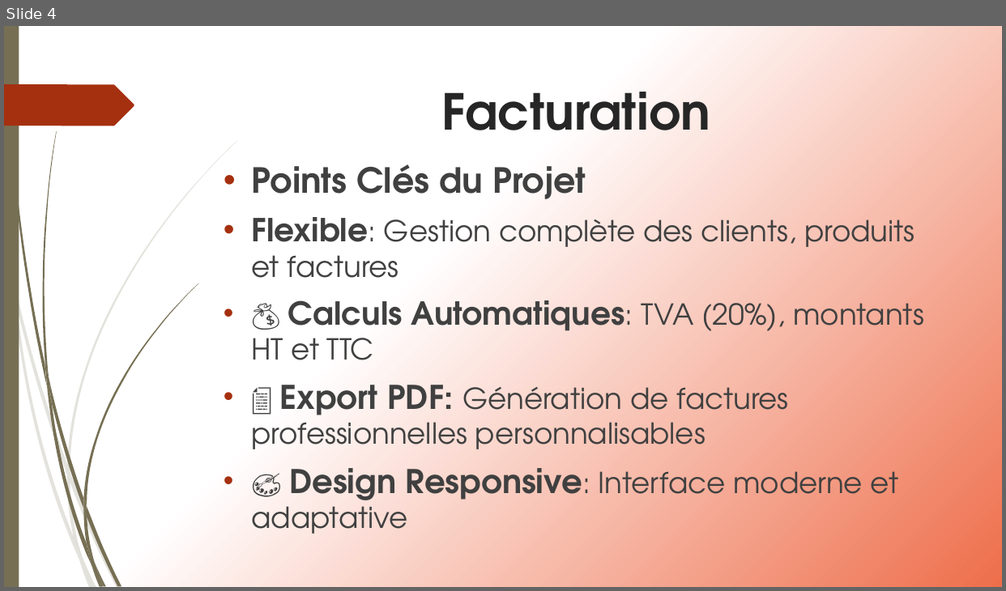
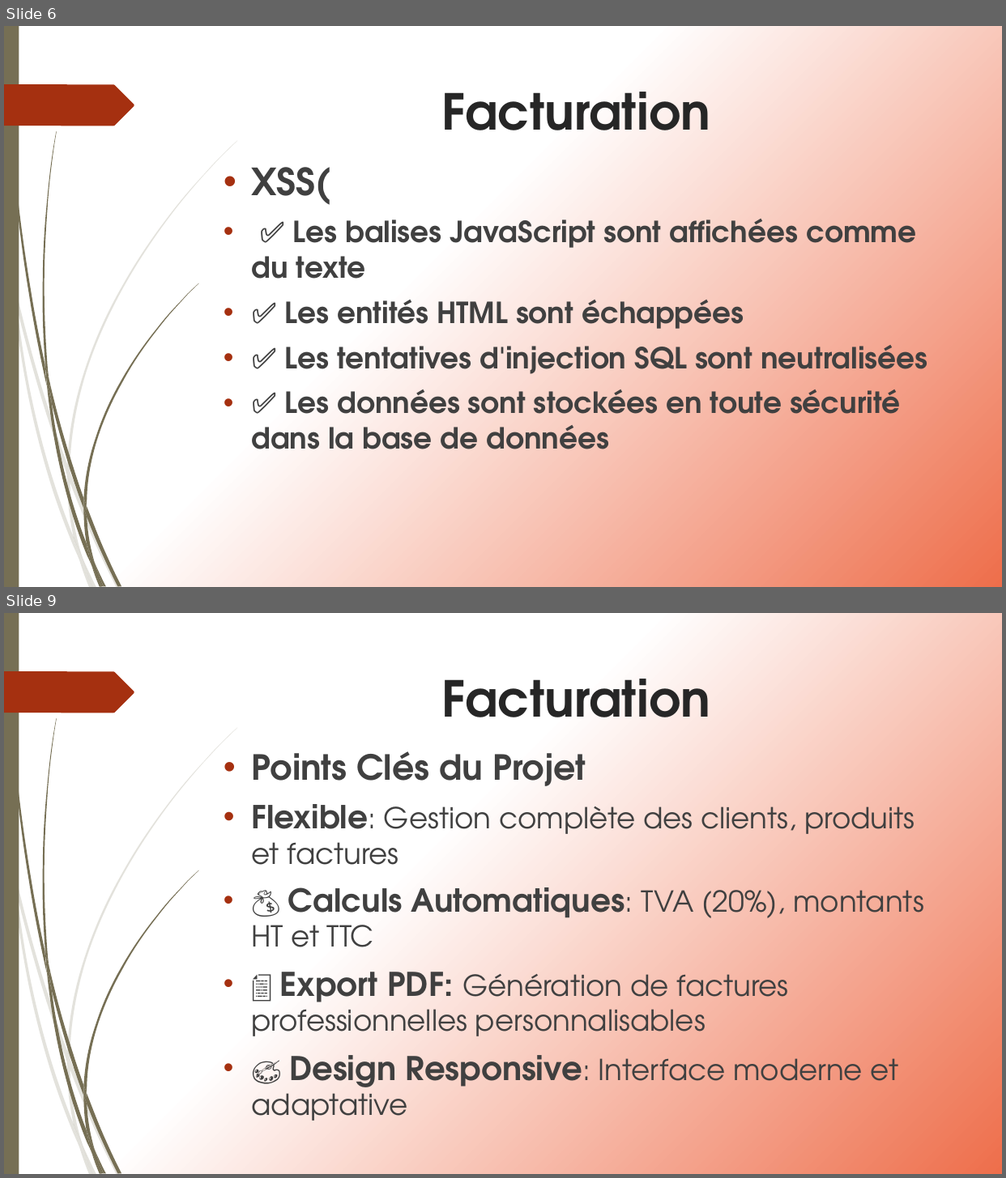
Before and after one commit to ameerchand30/Facturation, a slide deck: Facturation.pptx. Shown one above the other, each under a label of ours: slide 4 before the commit, slides 6 and 9 after it; the slides between them are not shown. The pictures are 1006x591 and 1006x1178 pixels, drawn with LibreOffice and Linux fonts; fonts in the diff are those of the drawing. Boxes give left, top, right and bottom in pixels: in the first picture for what was removed or moved away, otherwise in the second. Text is boxed around its words. In the diff, an @@ line names an element or a change of style, - is before the commit and + after.

```diff
--- a/Facturation.pptx
+++ b/Facturation.pptx
@@ slide 6 added at <box>4,26,1002,587</box>, background gradient #FFFFFF to #EE6E4B; not listed: 24 template elements that a slide beside it also shows @@
@@ title added at <box>442,92,710,130</box>, 47.7 pt, text #262626, bold @@
+Facturation
@@ text added at <box>252,167,927,450</box>, 28 pt, text #404040, bold @@
+• XSS(
+• ✅ Les balises JavaScript sont affichées comme du texte
+• ✅ Les entités HTML sont échappées
+• ✅ Les tentatives d'injection SQL sont neutralisées
+• ✅ Les données sont stockées en toute sécurité dans la base de données
@@ what was slide 4 is now slide 9 @@
```
Also in this commit, not shown: 5 slides changed, 4 other slides added, 8 other files.
